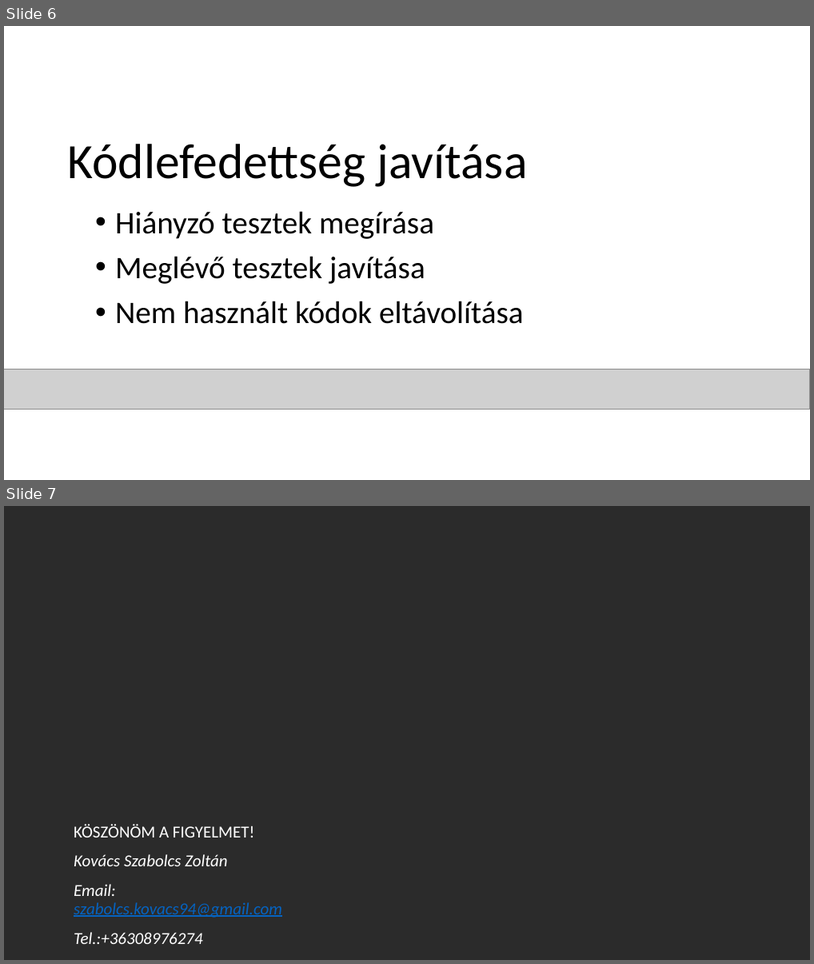
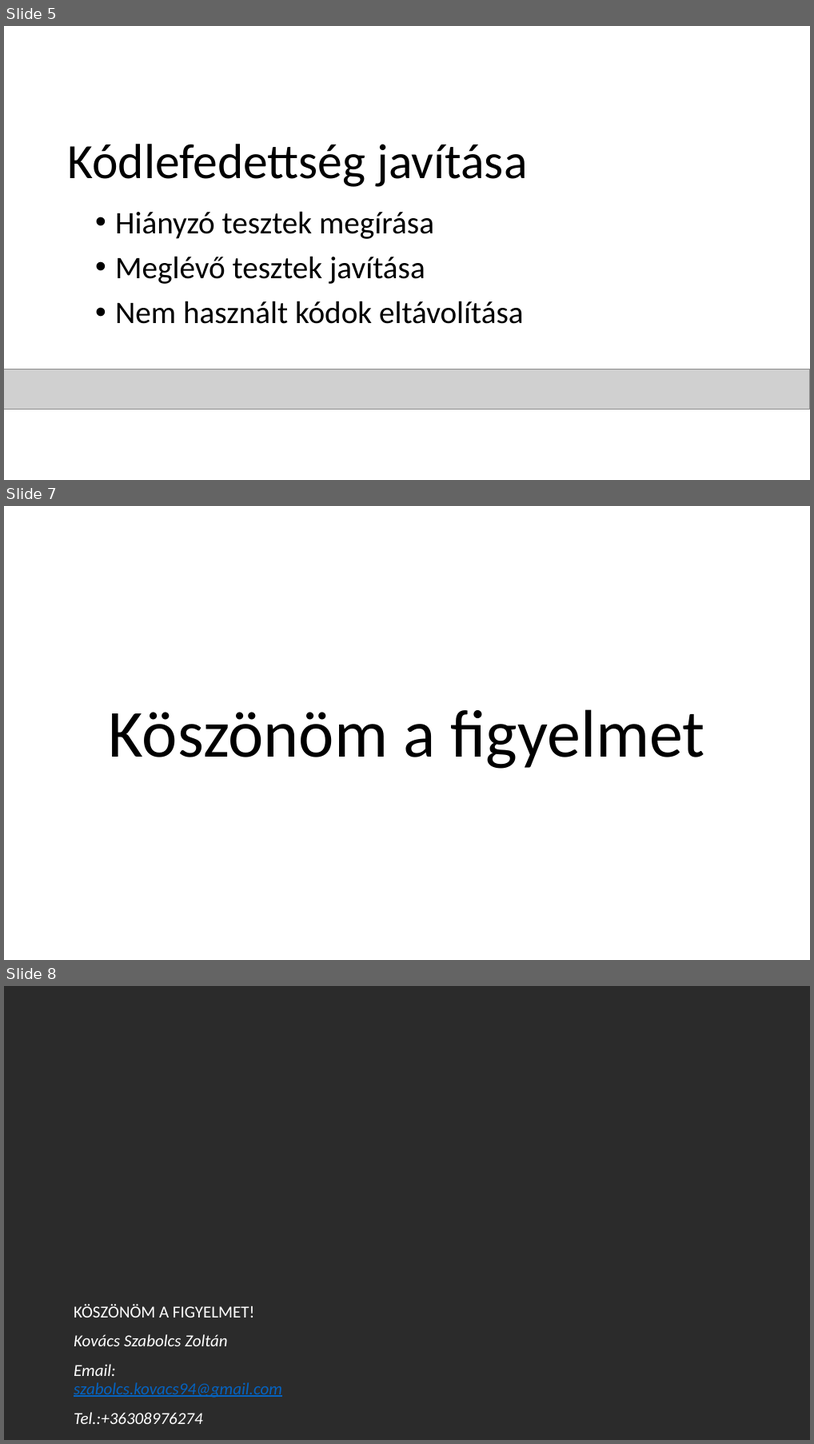
Before and after one commit to schonherz-java-ee-2016-spring/sandbox, a slide deck: ksz/KovácsSzabolcsZoltán.pptx. Shown one above the other, each under a label of ours: slides 6 and 7 before the commit, slides 5, 7 and 8 after it; the slides between them are not shown. The pictures are 814x964 and 814x1444 pixels, drawn with LibreOffice and Linux fonts; fonts in the diff are those of the drawing; grey boxes stand for pictures; background and template pictures are left out; a plain dark background stands for a picture behind light text. Boxes give left, top, right and bottom in pixels: in the first picture for what was removed or moved away, otherwise in the second. Text is boxed around its words. In the diff, an @@ line names an element or a change of style, - is before the commit and + after.

```diff
--- a/ksz/KovácsSzabolcsZoltán.pptx
+++ b/ksz/KovácsSzabolcsZoltán.pptx
@@ slide 7 added at box(4, 506, 810, 960), background picture (left out) @@
@@ title added at box(109, 709, 705, 768), 60 pt, text #000000 @@
+Köszönöm a figyelmet
@@ what was slide 6 is now slide 5 @@
@@ what was slide 7 is now slide 8 @@
```
Also in this commit, not shown: 1 slide changed.
